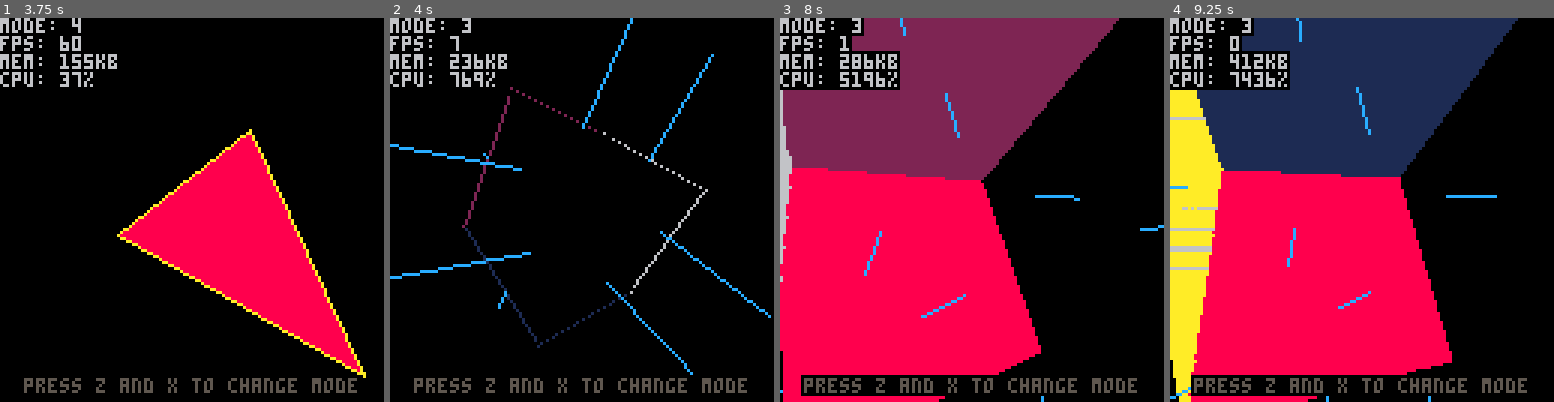
Above: before the commit, frames 1-4 (left to right).
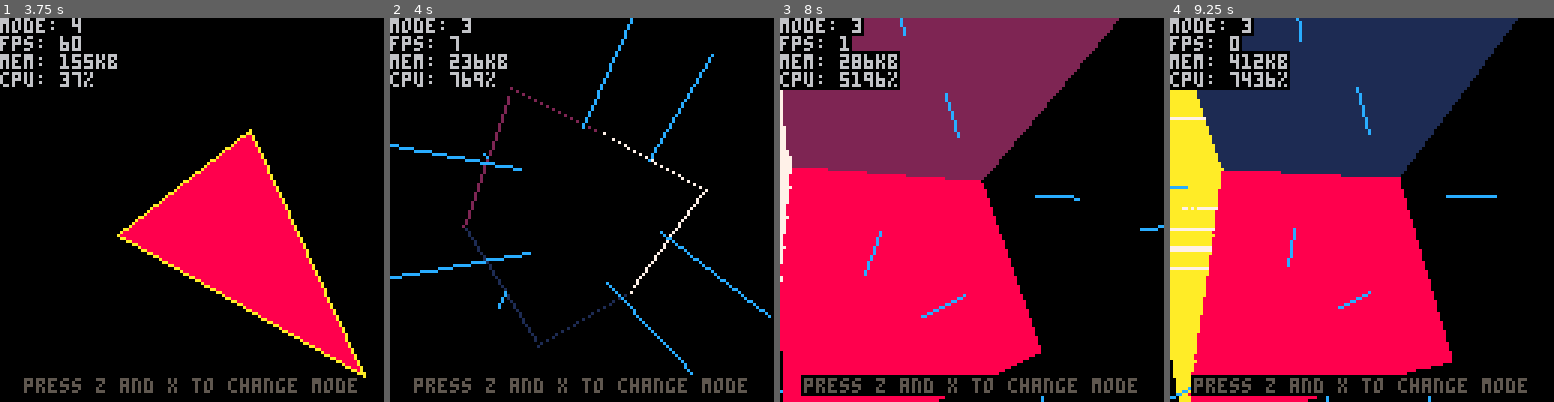
Above: after the commit, the same moments.

Repository: Schnobb/pico8-stuff
Game: PICO-8 cartridge soft3d.p8
The game is run twice, just before and just after one commit, with the same random seed, the same clock (stepped at 60 frames per second) and the same inputs.
Inputs:
- Up to frame 1 (3.75 s): tap X (X key) at 0.33, 1.07, 1.85, 2.97 s; tap O (Z key) at 0.7, 1.7, 2.1, 2.5, 2.9, 3.3, 3.7 s; hold Right 1.6-2.1 s; hold Up 2.15-2.42 s; hold Right 2.47-3.03 s; hold Left 3.08-3.58 s; hold Down from 3.63 s (still down)
- Up to frame 2 (4 s): release Down at 3.97 s
- Up to frame 3 (8 s): hold Right 4.02-4.68 s; tap X (X key) every 1.12 s from 4.08 to 7.43 s; tap O (Z key) every 0.4 s from 4.1 to 7.7 s; hold Up 4.73-5.03 s; hold Left 5.08-5.68 s; hold Down 5.73-6.03 s; hold Right 6.08-6.58 s; hold Right 6.63-7.13 s; hold Up 7.18-7.45 s; hold Right from 7.5 s (still down)
- Up to frame 4 (9.25 s): release Right at 8.07 s; tap O (Z key) at 8.1, 8.5, 8.9 s; hold Left 8.12-8.62 s; tap X (X key) at 8.55 s; hold Down 8.67-9 s; hold Right from 9.05 s (still down)

Frame 1 is identical in both runs. In frame 2, 0.3% of the frame differs, in the area x 55-83%, y 29-72%; in frame 3, 0.8%, in the area x 0-4%, y 18-69%; in frame 4, 0.5%.

Commit message:
[soft3d] adjusted shading pallet

Diff:
--- a/soft3d.p8
+++ b/soft3d.p8
@@ -38,7 +38,7 @@
    col={8,11,12},
    enabled=false
   },
-  shading={0,1,2,8,9,10,6},
+  shading={0,1,2,8,9,10,7},
   drawnorm=true,
   normcol=12,
 
